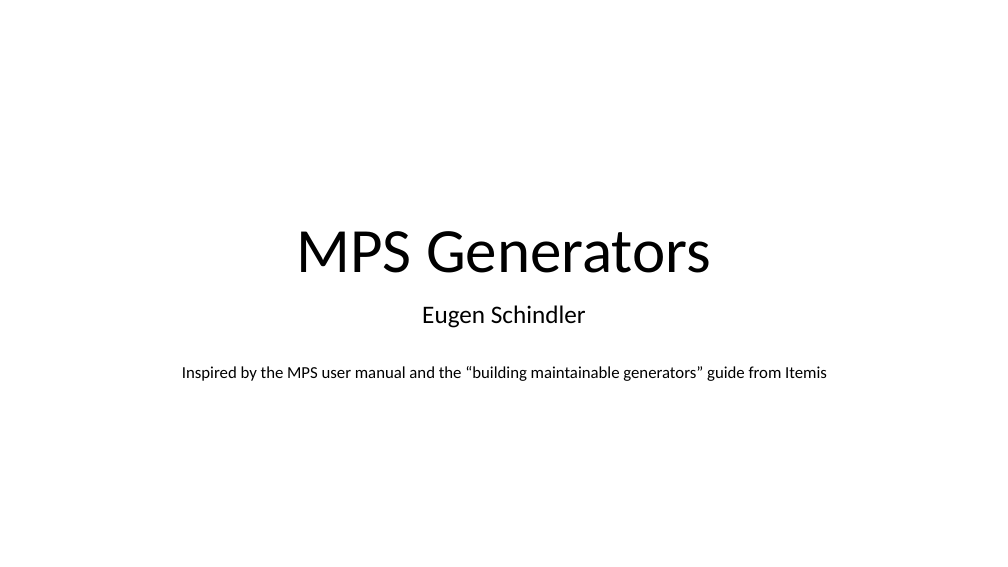
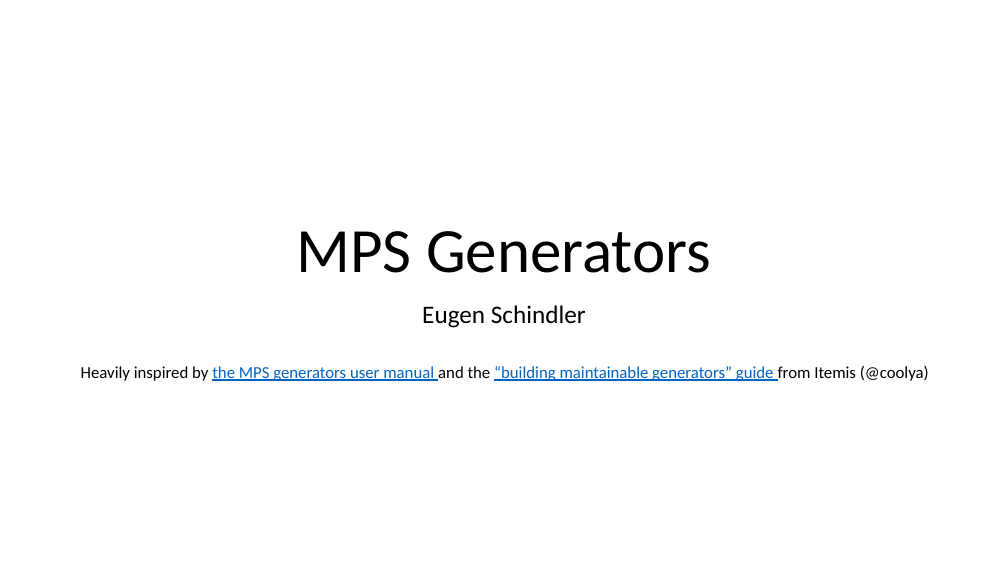
Before and after one commit to eugenschindler/mps-teaching, a slide deck: slide 1 of JetBrains-MPS-generators.pptx. Drawn at 1008x567 pixels with LibreOffice and Linux fonts; fonts in the diff are those of the drawing. Boxes give left, top, right and bottom in pixels: in the first picture for what was removed or moved away, otherwise in the second. Text is boxed around its words. In the diff, an @@ line names an element or a change of style, - is before the commit and + after.

Commit message:
Add attribution to relevant documents on front page

```diff
--- a/JetBrains-MPS-generators.pptx
+++ b/JetBrains-MPS-generators.pptx
@@ text at <box>81,366,929,381</box>: text changed; text colour #000000 to #0563C1 @@
-Inspired by the MPS user manual and the “building maintainable generators” guide from Itemis
+Heavily inspired by the MPS generators user manual and the “building maintainable generators” guide from Itemis (@coolya)
```
